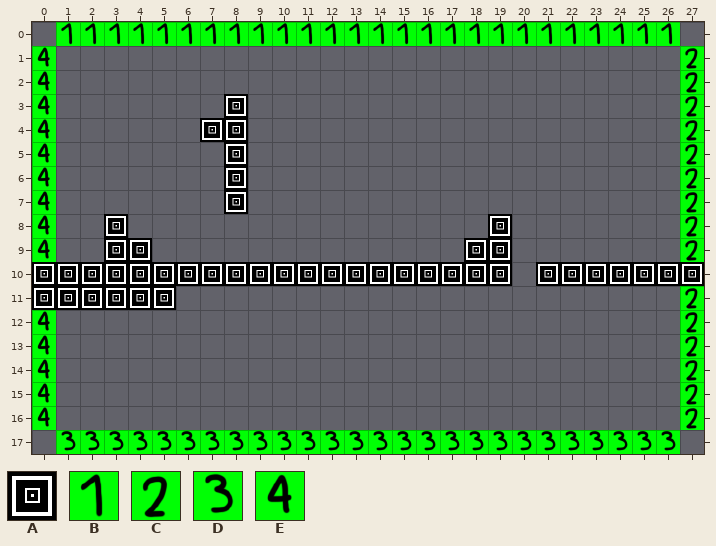
An edit to a level. Tiled map, assets/data/debug-maps/devmapMID.tmx. This is how it looked before the edit.
Cells are 50x50 px. Shown: x 0..27, y 0..17.
Key: from "devtestMID": A 4, B 24, C 25, D 26, E 27.
_ is an empty cell.
Objects are placed by their top-left corner, in cells (3,4 is the top-left corner of cell 3,4); size is 1x1 cell unless given.
Layer "tiles" before, first column x 0:
 0 _BBBBBBBBBBBBBBBBBBBBBBBBBB_
 1 E__________________________C
 2 E__________________________C
 3 E_______A__________________C
 4 E______AA__________________C
 5 E_______A__________________C
 6 E_______A__________________C
 7 E_______A__________________C
 8 E__A_______________A_______C
 9 E__AA_____________AA_______C
10 AAAAAAAAAAAAAAAAAAAA_AAAAAAA
11 AAAAAA_____________________C
12 E__________________________C
13 E__________________________C
14 E__________________________C
15 E__________________________C
16 E__________________________C
17 _DDDDDDDDDDDDDDDDDDDDDDDDDD_
And afterwards:
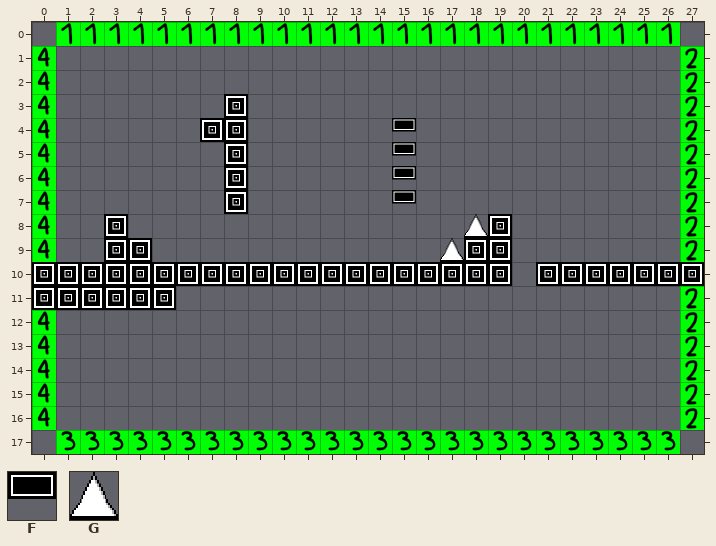
Further tiles: from "devtestMID": F 7, G 16.
Diff:
Layer "tiles":
y 4..7: x 15 _ -> F
Layer "spike-normal":
added: G at 18,8
added: G at 17,9
Where, in picture pixels (left, top, right, bottom), the same in both pictures:
added: (392, 118, 416, 204)
added: (440, 214, 488, 262)
